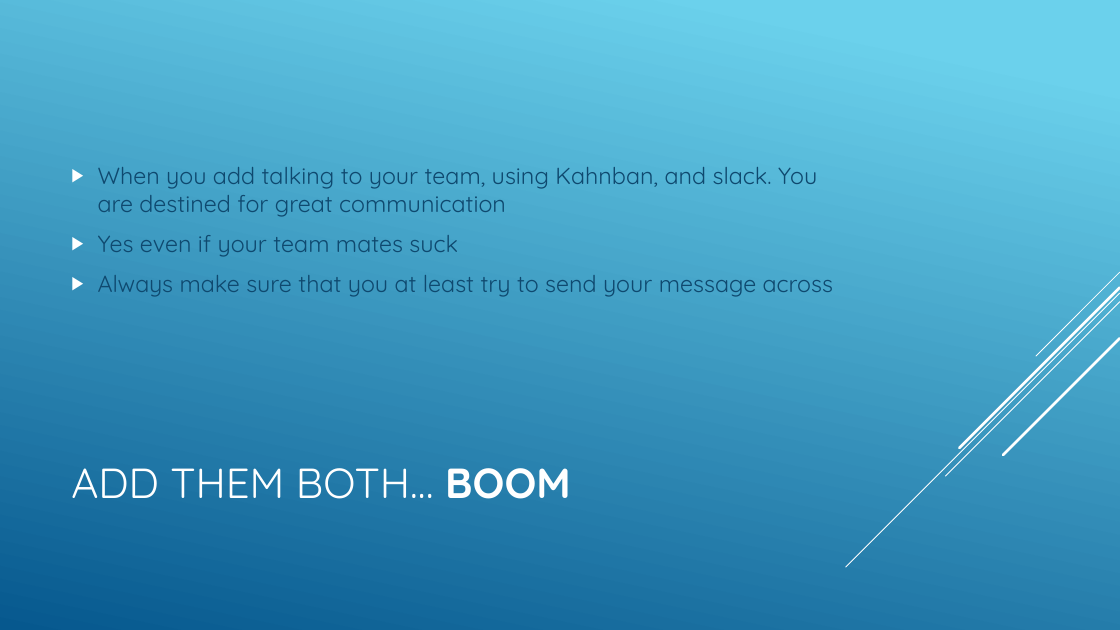
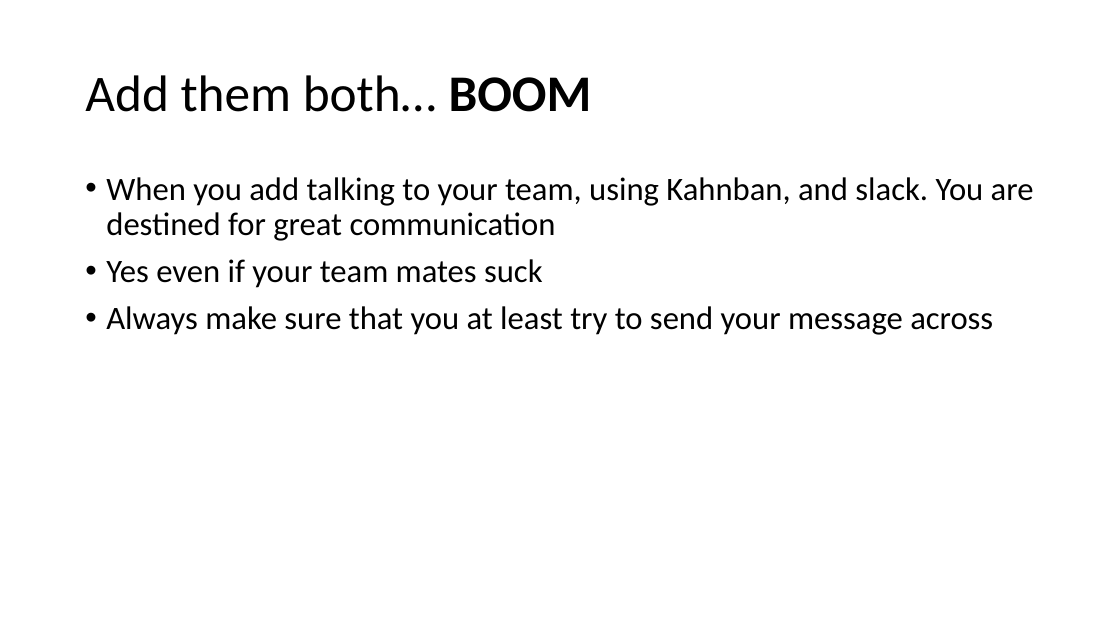
Before and after one commit to csmith1188/docpacs2122, a slide deck: slide 8 of docpac_mar18/Presentation.pptx. Drawn at 1120x630 pixels with LibreOffice and Linux fonts; fonts in the diff are those of the drawing. Boxes give left, top, right and bottom in pixels: in the first picture for what was removed or moved away, otherwise in the second. Text is boxed around its words. In the diff, an @@ line names an element or a change of style, - is before the commit and + after.

```diff
--- a/docpac_mar18/Presentation.pptx
+++ b/docpac_mar18/Presentation.pptx
@@ background gradient #6ED2EB to #06588E to #FFFFFF @@
@@ title at <box>85,75,592,112</box>: text changed; size 36 to 44 pt; font Quicksand to Calibri; text colour #FFFFFF to #000000 @@
-ADD THEM BOTH… BOOM
+Add them both… BOOM
@@ text "When you add talking to ...": place and size @@
-text "When you add talking to ..." at <box>98,167,833,297</box>
+text "When you add talking to ..." at <box>106,177,1034,335</box>
@@ text "When you add talking to ..." at <box>106,177,1034,335</box>: size 20 to 28 pt, font Quicksand to Calibri, text colour #0F496F to #000000; bullet ▶ to •; line spacing 1 to 0.9; vertical alignment middle to top @@
@@ group removed at <box>846,272,1120,567</box>: 5 lines @@
```
Also in this commit, not shown: 11 other slides changed, 1 slide added, 1 slide removed.
